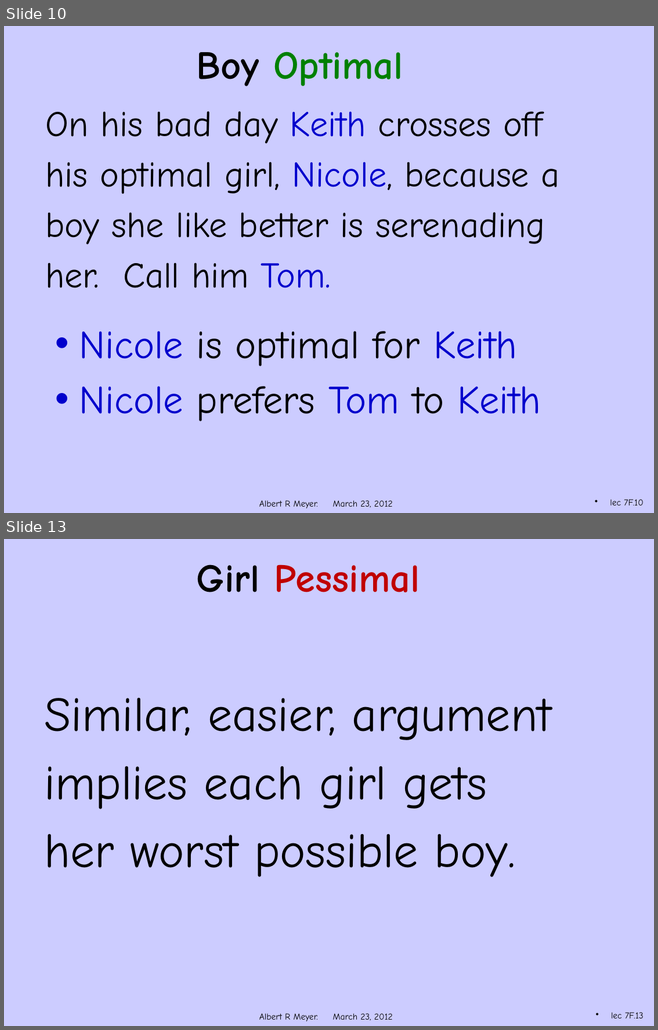
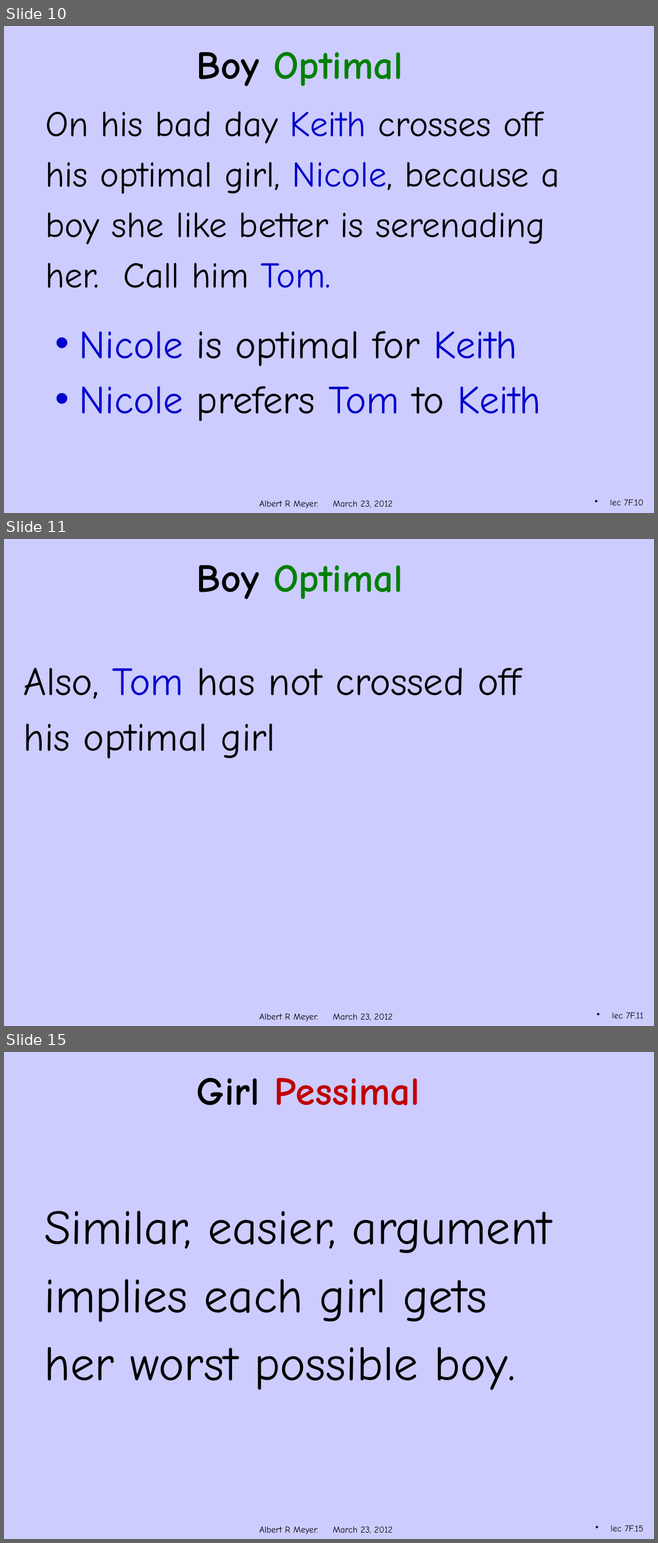
Before and after one commit to armeyer/mcs_web, a slide deck: spring12/slidesS12/stable-optimal.pptx. Shown one above the other, each under a label of ours: slides 10 and 13 before the commit, slides 10, 11 and 15 after it; the slides between them are not shown. The pictures are 658x1030 and 658x1543 pixels, drawn with LibreOffice and Linux fonts; fonts in the diff are those of the drawing; background and template pictures are left out. Boxes give left, top, right and bottom in pixels: in the first picture for what was removed or moved away, otherwise in the second. Text is boxed around its words. In the diff, an @@ line names an element or a change of style, - is before the commit and + after.

```diff
--- a/spring12/slidesS12/stable-optimal.pptx
+++ b/spring12/slidesS12/stable-optimal.pptx
@@ slide 11 added at box(4, 539, 654, 1026), background #CCCCFF; not listed: 1 template element that a slide beside it also shows @@
@@ title added at box(197, 565, 403, 599), 44 pt, text #008000, bold @@
+Boy Optimal
@@ text added at box(23, 668, 520, 759), 44 pt, text #000000 @@
+Also, Tom has not crossed off
+his optimal girl
@@ page number added at box(612, 1012, 643, 1019), 10 pt, text #000000 @@
+lec 7F.11
@@ what was slide 13 is now slide 15 @@
@@ page number at box(610, 1525, 643, 1532): text changed @@
-lec 7F.13
+lec 7F.15
```
Also in this commit, not shown: 2 slides changed, 1 other slide added.
